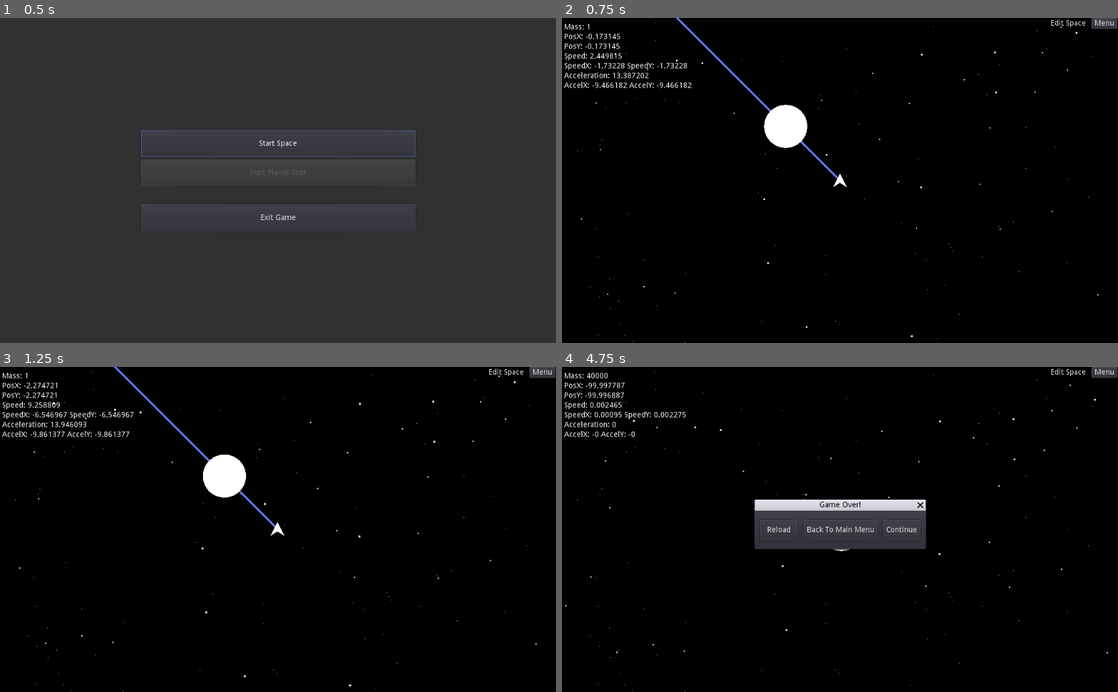
Above: before the commit, frames 1-4 (two rows, left to right).
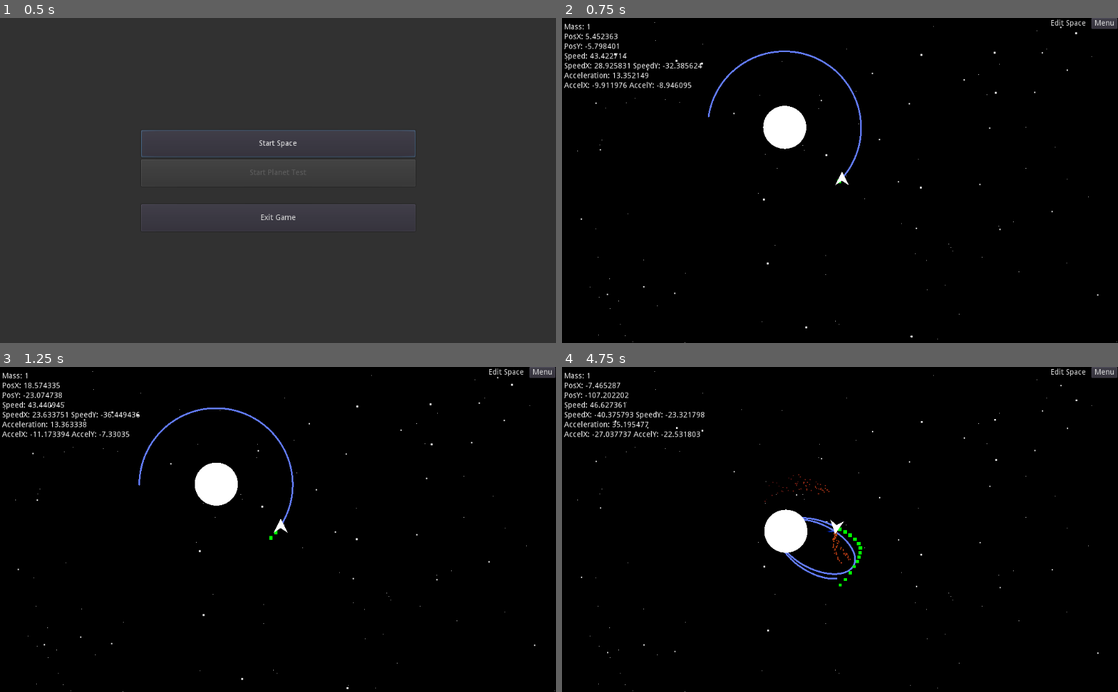
Above: after the commit, the same moments.

Repository: CallMeGenevieve/Starbounce
Game: Godot game, scene res://scenes/MainMenu/MainMenu.tscn
Same seed, same stepped clock (60 frames per second), same inputs: the game is played once before the commit and once after it.
Inputs:
- Up to frame 1 (0.5 s): no input
- Up to frame 2 (0.75 s): click "Start Space" at 0.5 s
- Up to frame 3 (1.25 s): no input
- Up to frame 4 (4.75 s): hold Right (turn_ship_right) 1.28-2.03 s; hold Down (break_ship) 1.28-2.03 s; hold Left (turn_ship_left) 2.03-2.78 s; tap Tab (switch_focus) at 2.1, 3.6 s; hold Right (turn_ship_right) 2.78-3.53 s; hold Down (break_ship) 2.78-3.53 s; hold Up (accelerate_ship) 3.53-4.28 s; hold Left (turn_ship_left) from 4.28 s (still down); hold Down (break_ship) from 4.28 s (still down)

Frame 1 is identical in both runs. In frame 2, 1.4% of the frame differs, in the area x 3-97%, y 0-99%; in frame 3, 2.1%; in frame 4, 5.9%, in the area x 0-99%, y 1-89%.

Commit message:
HopeShip starts with speed to avoid crashing into the planet

Diff:
--- a/scenes/Space/Space.tscn
+++ b/scenes/Space/Space.tscn
@@ -23,6 +23,7 @@
 [node name="HopeShip" parent="SpaceObjects" instance=ExtResource( 5 )]
 gravity_point = true
 gravity_distance_scale = 1.0
+speed = Vector2( 30.7, -30.7 )
 
 [node name="SpaceObject" parent="SpaceObjects" instance=ExtResource( 6 )]
 position = Vector2( -100, -100 )
